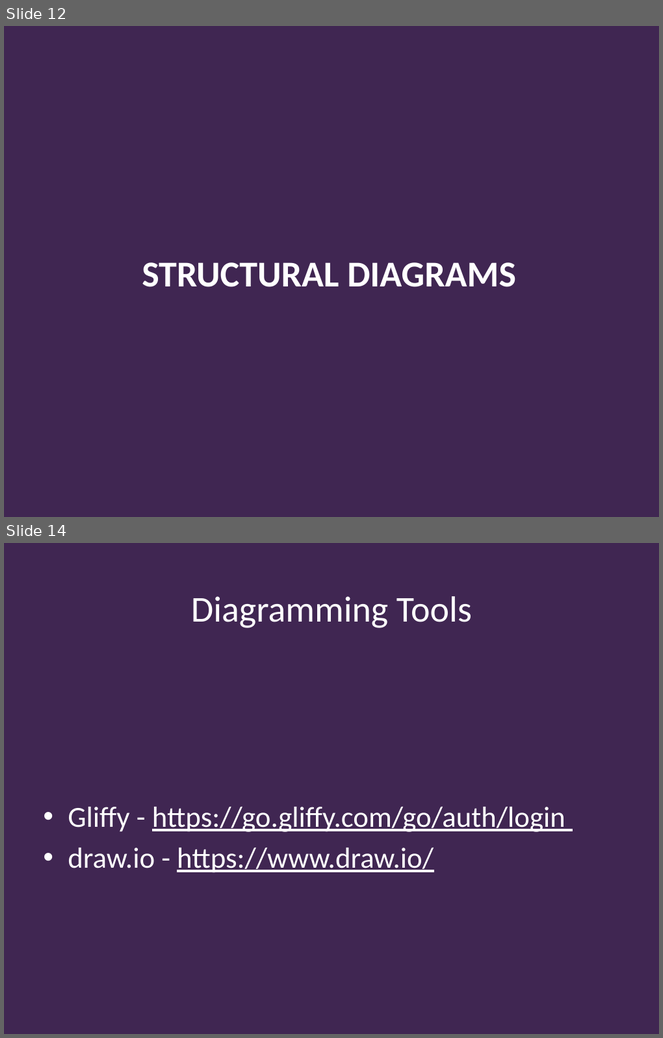
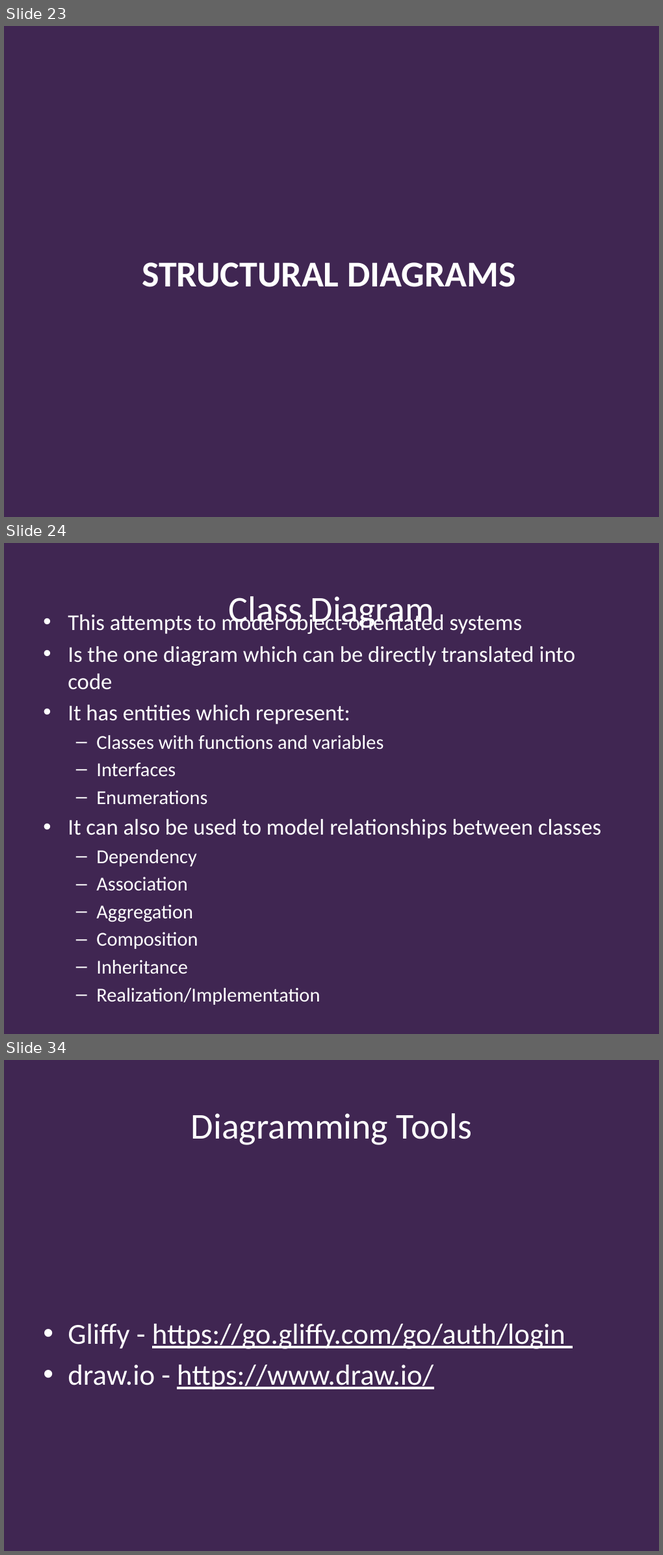
Before and after one commit to Falmouth-Games-Academy/bsc-course-materials, a slide deck: COMP140/04/2019-20-COMP140-04-lecture.pptx. Shown one above the other, each under a label of ours: slides 12 and 14 before the commit, slides 23, 24 and 34 after it; the slides between them are not shown. The pictures are 663x1038 and 663x1555 pixels, drawn with LibreOffice and Linux fonts; fonts in the diff are those of the drawing; background and template pictures are left out. Boxes give left, top, right and bottom in pixels: in the first picture for what was removed or moved away, otherwise in the second. Text is boxed around its words. In the diff, an @@ line names an element or a change of style, - is before the commit and + after.

```diff
--- a/COMP140/04/2019-20-COMP140-04-lecture.pptx
+++ b/COMP140/04/2019-20-COMP140-04-lecture.pptx
@@ slide 24 added at bbox=[4, 543, 659, 1034], background #402652 @@
@@ title added at bbox=[229, 596, 434, 630], 40 pt, text #FFFFFF @@
+Class Diagram
@@ text added at bbox=[68, 612, 601, 1005], 24.8 pt, text #FFFFFF @@
+• This attempts to model object-orientated systems
+• Is the one diagram which can be directly translated into code
+• It has entities which represent:
+  – Classes with functions and variables
+  – Interfaces
+  – Enumerations
+• It can also be used to model relationships between classes
+  – Dependency
+  – Association
+  – Aggregation
+  – Composition
+  – Inheritance
+  – Realization/Implementation
@@ what was slide 12 is now slide 23 @@
@@ what was slide 14 is now slide 34 @@
```
Also in this commit, not shown: 8 slides changed, 19 other slides added, 14 other files.
